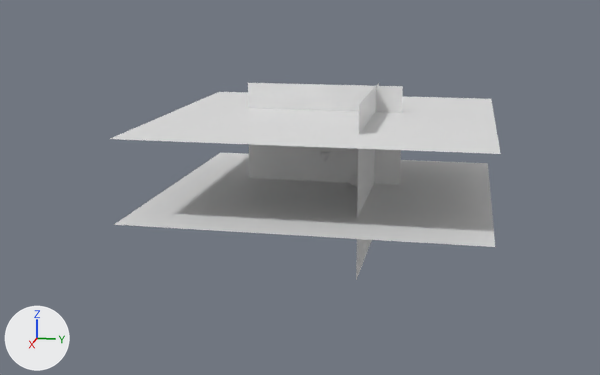
The Blender file blender_files/09_24_2019_working.blend as it was, and as the next commit left it.
Camera for both pictures: a 50 mm lens placed at (154.2, 24.8, 32.8), pointed at (4.0, -5.3, -4.7). Every picture has the same lights, and +X, +Y and +Z are marked at lower left.

The scene before the commit, as lines of its bpy script (objects in view):
```python
me_plane = bpy.data.meshes.new('Plane')
me_plane.from_pydata([(-0.5, -0.5, 0.0), (0.5, -0.5, 0.0), (-0.5, 0.5, 0.0), (0.5, 0.5, 0.0)], [], [(0, 1, 3, 2)])
me_plane_001 = bpy.data.meshes.new('Plane.001')
me_plane_001.from_pydata([(-0.5, -0.5, 0.0), (0.5, -0.5, 0.0), (-0.5, 0.5, 0.0), (0.5, 0.5, 0.0)], [], [(0, 1, 3, 2)])
me_plane_002 = bpy.data.meshes.new('Plane.002')
me_plane_002.from_pydata([(-1.0, -1.0, 0.0), (1.0, -1.0, 0.0), (-1.0, 1.0, 0.0), (1.0, 1.0, 0.0)], [], [(0, 1, 3, 2)])
me_plane_003 = bpy.data.meshes.new('Plane.003')
me_plane_003.from_pydata([(-1.0, -1.0, 0.0), (1.0, -1.0, 0.0), (-1.0, 1.0, 0.0), (1.0, 1.0, 0.0)], [], [(0, 1, 3, 2)])
ob_plane = bpy.data.objects.new('Plane', me_plane)
ob_plane.location = (7.0, 8.0, -1.0)
ob_plane.rotation_euler = (0.0, -1.571, -1.571)  # degrees (0, -90, -90)
ob_plane.scale = (30.0, 30.0, 30.0)
ob_plane_001 = bpy.data.objects.new('Plane.001', me_plane_001)
ob_plane_001.location = (-3.0, -2.0, -1.0)
ob_plane_001.rotation_euler = (0.0, -1.571, -3.14)  # degrees (0, -90, -180)
ob_plane_001.scale = (30.0, 30.0, 30.0)
ob_plane_002 = bpy.data.objects.new('Plane.002', me_plane_002)
ob_plane_002.location = (3.5, 0.0, -5.0)
ob_plane_002.scale = (30.0, 30.0, 30.0)
ob_plane_003 = bpy.data.objects.new('Plane.003', me_plane_003)
ob_plane_003.location = (3.5, 0.0, 9.0)
ob_plane_003.scale = (30.0, 30.0, 30.0)
```
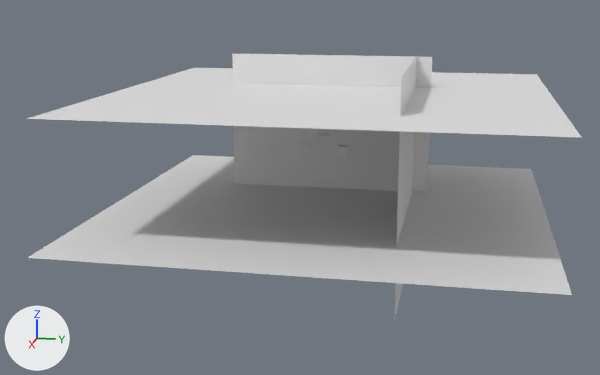
Where the newer file only moved an object's origin or applied its transform, the numbers keep the older frame.

Where the change shows, as pixel boxes [x1, y1, x2, y2] in the pictures (600 x 375 px):
'Plane.002', moved, rescaled (43% wider, 48% taller)
    before: [114, 153, 495, 247]
    after: [27, 155, 572, 295]
'Plane.003', moved, rescaled (42% wider, 13% taller)
    before: [110, 92, 501, 154]
    after: [27, 68, 582, 138]
'Plane.001', moved, rescaled (29% wider, 36% taller)
    before: [248, 83, 403, 185]
    after: [232, 53, 432, 192]
'Plane', moved, rescaled (35% taller)
    before: [356, 83, 379, 280]
    after: [394, 56, 418, 322]

The edits, one by one:
Object 'Plane' (ob_plane) moves from (7.0, 8.0, -1.0) to (7.0, 15.0, -1.0).
Object 'Plane' (ob_plane) is rescaled from (30.0, 30.0, 30.0) to (40.0, 40.0, 40.0).
Object 'Plane.001' (ob_plane_001) moves from (-3.0, -2.0, -1.0) to (-10.0, -2.0, -1.0).
Object 'Plane.001' (ob_plane_001) is rescaled from (30.0, 30.0, 30.0) to (40.0, 40.0, 40.0).
Object 'Plane.002' (ob_plane_002) moves from (3.5, 0.0, -5.0) to (3.5, 0.0, -8.0).
Object 'Plane.002' (ob_plane_002) is rescaled from (30.0, 30.0, 30.0) to (40.0, 40.0, 40.0).
Object 'Plane.003' (ob_plane_003) moves from (3.5, 0.0, 9.0) to (0.5, 0.0, 13.0).
Object 'Plane.003' (ob_plane_003) is rescaled from (30.0, 30.0, 30.0) to (40.0, 40.0, 40.0).
